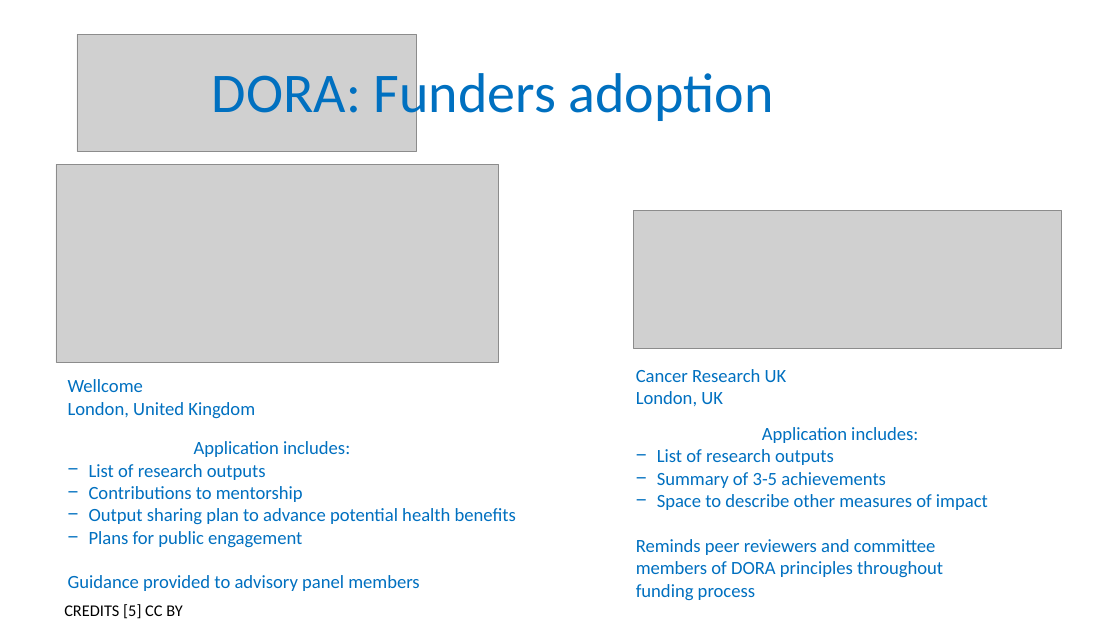
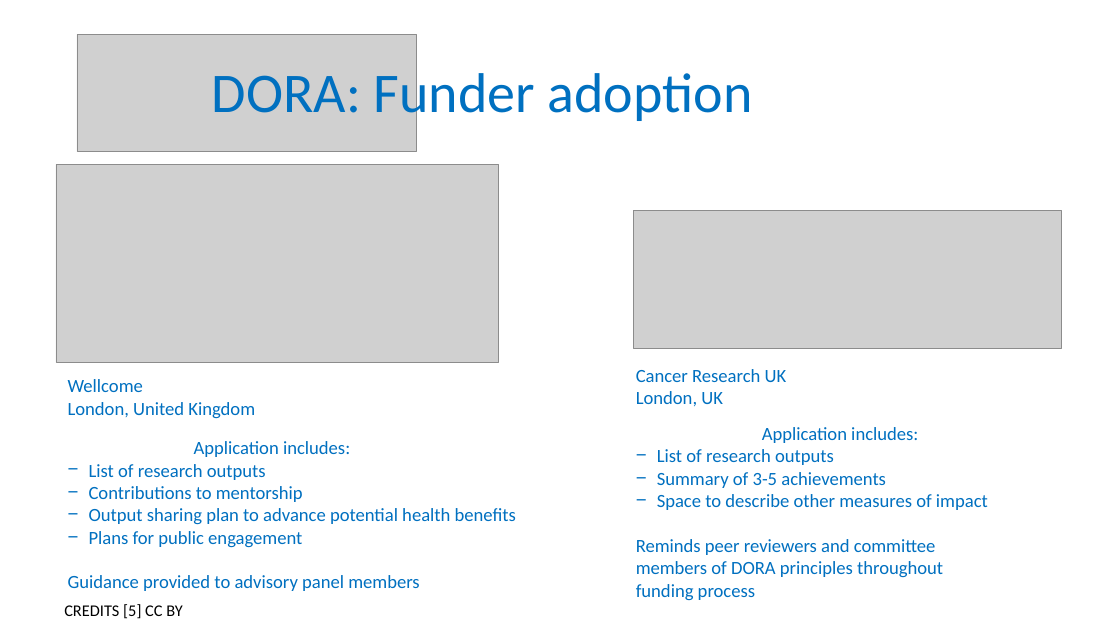
Before and after one commit to tobyhodges/probable-enigma, a slide deck: slide 21 of instructors/01-Why_are_we_here.pptx. Drawn at 1120x630 pixels with LibreOffice and Linux fonts; fonts in the diff are those of the drawing; grey boxes stand for pictures; background and template pictures are left out. Boxes give left, top, right and bottom in pixels: in the first picture for what was removed or moved away, otherwise in the second. Text is boxed around its words. In the diff, an @@ line names an element or a change of style, - is before the commit and + after.

```diff
--- a/instructors/01-Why_are_we_here.pptx
+++ b/instructors/01-Why_are_we_here.pptx
@@ text at bbox=[212, 65, 753, 125]: text changed @@
-DORA: Funders adoption
+DORA: Funder adoption
```
Also in this commit, not shown: 6 other slides changed, 5 other files.
